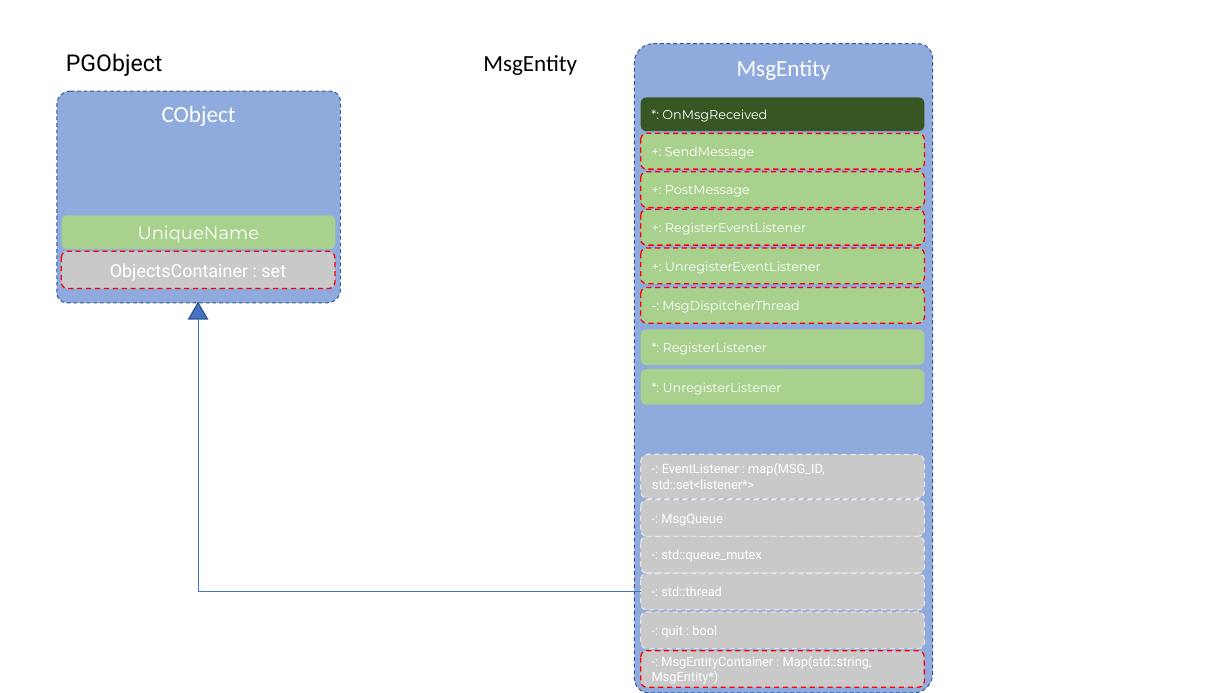
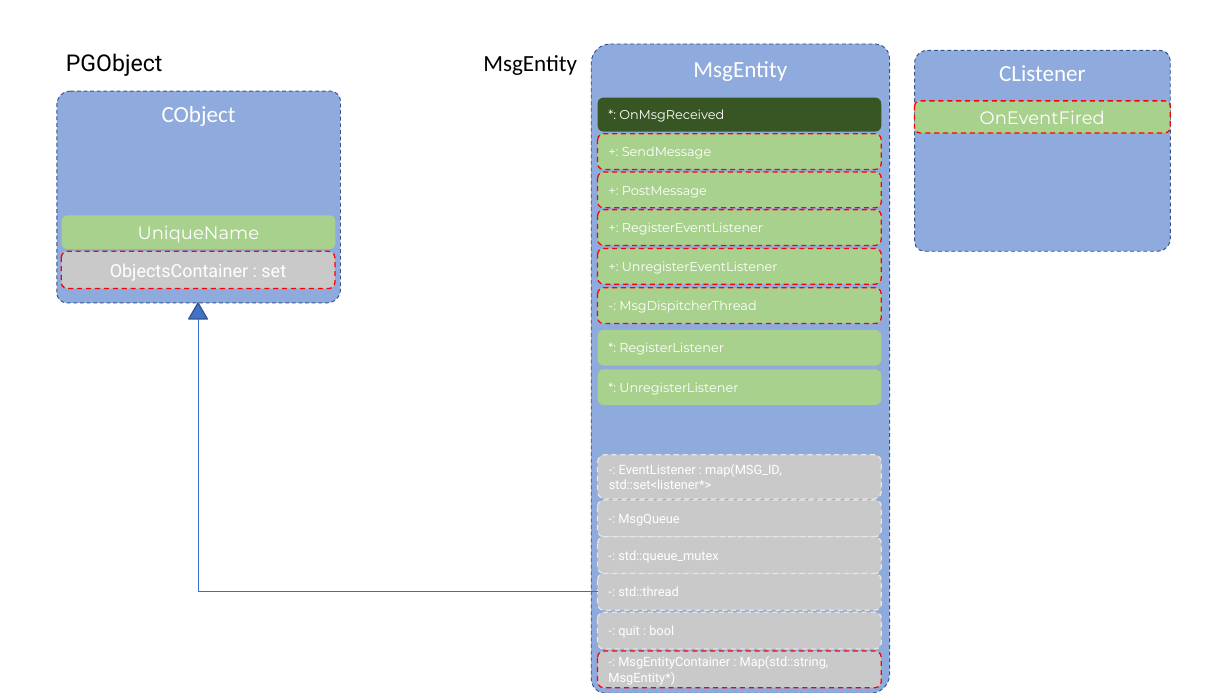
Before and after one commit to httpmail/ice, a slide deck: slide 33 of docs.pptx (slide 31 before the commit). Drawn at 1232x693 pixels with LibreOffice and Linux fonts; fonts in the diff are those of the drawing. Boxes give left, top, right and bottom in pixels: in the first picture for what was removed or moved away, otherwise in the second. Text is boxed around its words. In the diff, an @@ line names an element or a change of style, - is before the commit and + after.

```diff
--- a/docs.pptx
+++ b/docs.pptx
@@ round diag rect "MsgEntity": place and size @@
-round diag rect "MsgEntity" at (635,43,933,693)
+round diag rect "MsgEntity" at (592,44,890,693)
@@ round diag rect added at (915,51,1171,251), fill #8FAADC, outline #325491 0.75 pt dashed, 18 pt, text #FFFFFF @@
+CListener
@@ 14 rounded rectangles: place and size @@
-14 rounded rectangles at (640,97,924,688)
+14 rounded rectangles at (598,98,882,689)
@@ rounded rectangle added at (915,101,1171,133), fill #A9D18E, outline #FF0000 1 pt dashed, 14 pt, text #FFFFFF @@
+OnEventFired
@@ elbow line moved from (198, 319) - (640, 592) to (198, 319) - (598, 592) @@
@@ elbow line (198, 319) - (598, 592): stroke #4472C4 0.5 pt to #376ED1 0.75 pt @@
```
Also in this commit, not shown: 11 other slides changed, 8 slides added, 5 slides removed, 17 other files.
